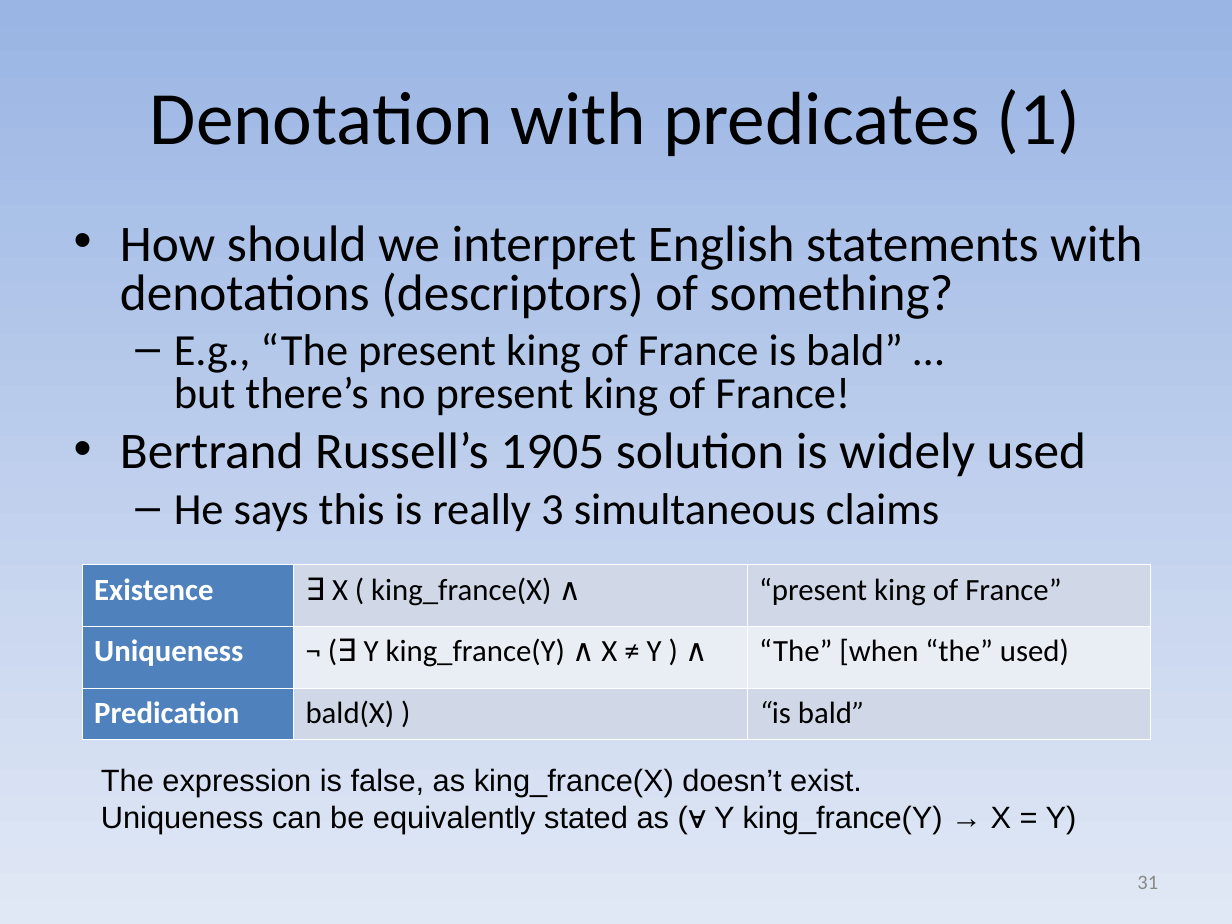
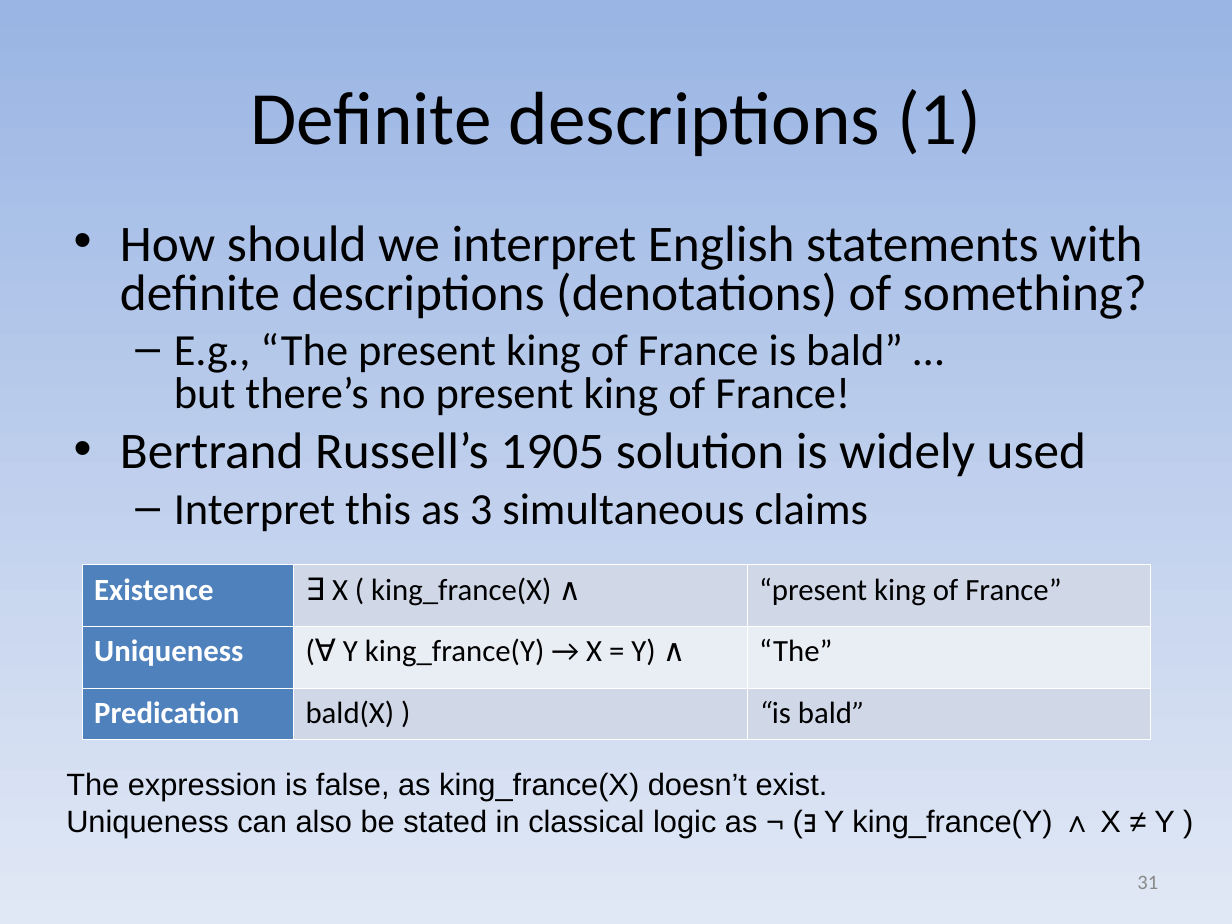
Before and after one commit to david-a-wheeler/david-a-wheeler.github.io, a slide deck: slide 31 of secure-class/presentations/Secure-Software-10-Formal-Methods.ppt. Drawn at 1232x924 pixels with LibreOffice and Linux fonts; fonts in the diff are those of the drawing. Boxes give left, top, right and bottom in pixels: in the first picture for what was removed or moved away, otherwise in the second. Text is boxed around its words. In the diff, an @@ line names an element or a change of style, - is before the commit and + after.

```diff
--- a/secure-class/presentations/Secure-Software-10-Formal-Methods.ppt
+++ b/secure-class/presentations/Secure-Software-10-Formal-Methods.ppt
@@ title at (250,89,981,156): text changed @@
-Denotation with predicates (1)
+Definite descriptions (1)
@@ text at (120,225,1147,319): text changed @@
-• How should we interpret English statements with denotations (descriptors) of something?
+• How should we interpret English statements with definite descriptions (denotations) of something?
@@ text at (174,493,868,532): text changed @@
-  – He says this is really 3 simultaneous claims
+  – Interpret this as 3 simultaneous claims
@@ table at (83,564,1151,739) @@
-row 2, column 2: ¬ (∃ Y king_france(Y) ∧ X ≠ Y ) ∧
+row 2, column 2: (∀ Y king_france(Y) → X = Y) ∧
-row 2, column 3: “The” [when “the” used)
+row 2, column 3: “The”
@@ text "The expression is false, as ...": place and size @@
-text "The expression is false, as ..." at (101,768,1077,834)
+text "The expression is false, as ..." at (66,772,1175,837)
@@ text at (66,809,1175,837): text changed @@
-Uniqueness can be equivalently stated as (∀ Y king_france(Y) → X = Y)
+Uniqueness can also be stated in classical logic as ¬ (∃ Y king_france(Y) ∧ X ≠ Y )
```
Also in this commit, not shown: 3 other slides changed.
